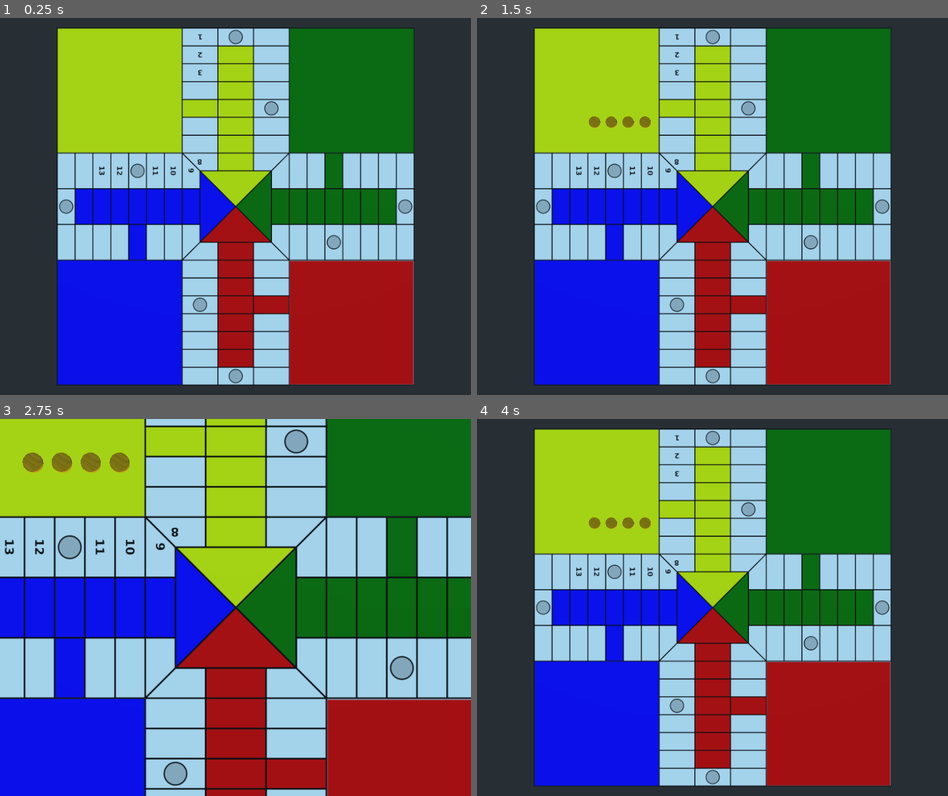
Above: before the commit, frames 1-4 (two rows, left to right).
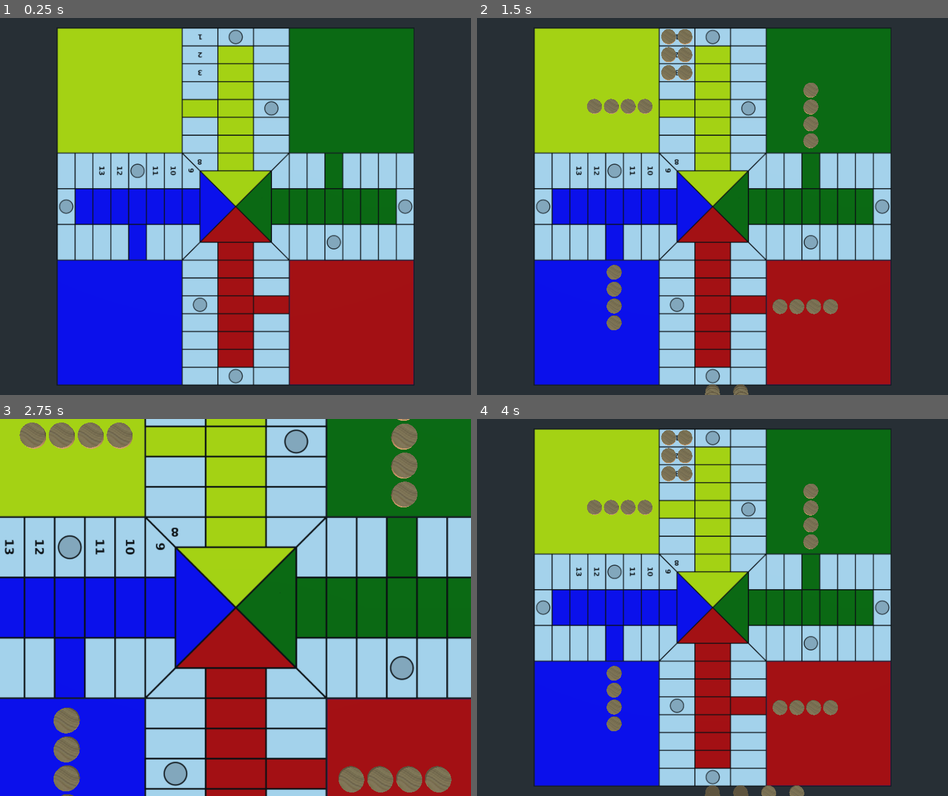
Above: after the commit, the same moments.

Repository: turulomio/gdparchis
Game: Godot game, scene res://scenes/Game4.tscn
Same seed, same stepped clock (60 frames per second), same inputs: the game is played once before the commit and once after it.
Inputs (mouse positions are in pixels of both pictures, inside the frame that each line leads up to):
- Up to frame 1 (0.25 s): no input
- Up to frame 2 (1.5 s): move the mouse to (816, 187) at 0.52 s; click (816, 187) at 0.6 s; move the mouse to (618, 225) at 1.27 s; click (618, 225) at 1.35 s
- Up to frame 3 (2.75 s): tap Enter at 2 s; move the mouse to (282, 524) at 2.02 s; tap Z (zoom_in) at 2.1 s; click (282, 524) at 2.3 s
- Up to frame 4 (4 s): tap Space at 2.75 s; move the mouse to (688, 682) at 2.77 s; tap A (zoom_out) at 2.85 s; click (688, 682) at 3.05 s; tap Enter at 3.5 s; move the mouse to (853, 664) at 3.52 s; click (853, 664) at 3.6 s

The runs differ from the first frame. In frame 1, 0.2% of the frame differs, in the area x 61-88%, y 64-98%; in frame 2, 2.8%; in frame 3, 5.1%, in the area x 4-100%, y 0-100%; in frame 4, 2.9%.

Commit message:
Game4 debug mode

Diff:
--- a/images/parchis4.svg
+++ b/images/parchis4.svg
@@ -8,7 +8,7 @@
    version="1.1"
    id="svg1668"
    inkscape:version="1.1.2 (0a00cf5339, 2022-02-04)"
-   sodipodi:docname="parchis4_mio.svg"
+   sodipodi:docname="parchis4.svg"
    xmlns:inkscape="http://www.inkscape.org/namespaces/inkscape"
    xmlns:sodipodi="http://sodipodi.sourceforge.net/DTD/sodipodi-0.dtd"
    xmlns="http://www.w3.org/2000/svg"
@@ -24,13 +24,13 @@
      inkscape:document-units="mm"
      showgrid="false"
      units="cm"
-     inkscape:zoom="0.25"
-     inkscape:cx="924"
-     inkscape:cy="1242"
+     inkscape:zoom="0.66"
+     inkscape:cx="1821.9697"
+     inkscape:cy="1395.4545"
      inkscape:window-width="1714"
      inkscape:window-height="995"
      inkscape:window-x="38"
-     inkscape:window-y="16"
+     inkscape:window-y="8"
      inkscape:window-maximized="0"
      inkscape:current-layer="layer1"
      inkscape:lockguides="true" />
@@ -221,7 +221,7 @@
        style="font-style:normal;font-variant:normal;font-weight:bold;font-stretch:normal;font-size:46.6667px;line-heigh …(303 unchanged characters)…
          x="-396.71289"
          y="349.20706"
-         id="tspan283174">13</tspan></text>
+         id="tspan747">13</tspan></text>
     <path
        style="fill:#0000ff;fill-opacity:1;stroke:#000000;stroke-width:1.773;stroke-linejoin:miter;stroke-miterlimit:4;stroke-dashoffset:0;stroke-opacity:1"
        d="m 95.12048,346.41136 v -62.8227 H 63.709193 v 62.8227 z"
@@ -261,7 +261,7 @@
        style="font-style:normal;font-variant:normal;font-weight:bold;font-stretch:normal;font-size:46.6667px;line-heigh …(301 unchanged characters)…
          x="-396.71289"
          y="349.20706"
-         id="tspan283176">11</tspan></text>
+         id="tspan749">11</tspan></text>
     <path
        style="fill:#0000ff;fill-opacity:1;stroke:#000000;stroke-width:1.773;stroke-linejoin:miter;stroke-miterlimit:4;stroke-dashoffset:0;stroke-opacity:1"
        d="m 189.35447,346.41136 v -62.8227 h -31.41129 v 62.8227 z"
@@ -282,7 +282,7 @@
        style="font-style:normal;font-variant:normal;font-weight:bold;font-stretch:normal;font-size:46.6667px;line-heigh …(299 unchanged characters)…
          x="-396.71289"
          y="349.20706"
-         id="tspan283178">10</tspan></text>
+         id="tspan751">10</tspan></text>
     <path
        style="fill:#0000ff;fill-opacity:1;stroke:#000000;stroke-width:1.773;stroke-linejoin:miter;stroke-miterlimit:4;stroke-dashoffset:0;stroke-opacity:1"
        d="m 220.76575,346.41136 v -62.8227 h -31.41128 v 62.8227 z"
@@ -341,7 +341,7 @@
        style="font-style:normal;font-variant:normal;font-weight:bold;font-stretch:normal;font-size:46.6667px;line-heigh …(293 unchanged characters)…
          x="-396.71289"
          y="349.20706"
-         id="tspan283180">3</tspan></text>
+         id="tspan753">3</tspan></text>
     <path
        style="fill:#ffff00;fill-opacity:1;stroke:#000000;stroke-width:1.773;stroke-linejoin:miter;stroke-miterlimit:4;stroke-dashoffset:0;stroke-opacity:1"
        d="m 346.41134,95.12068 h -62.8227 V 63.709393 h 62.8227 z"
@@ -402,7 +402,7 @@
        style="font-style:normal;font-variant:normal;font-weight:bold;font-stretch:normal;font-size:46.6667px;line-heigh …(295 unchanged characters)…
          x="-396.71289"
          y="349.20706"
-         id="tspan283182">8</tspan></text>
+         id="tspan755">8</tspan></text>
     <text
        xml:space="preserve"
        transform="matrix(0,0.26458333,-0.26458333,0,324.37737,352.29381)"
@@ -410,7 +410,7 @@
        style="font-style:normal;font-variant:normal;font-weight:bold;font-stretch:normal;font-size:46.6667px;line-heigh …(297 unchanged characters)…
          x="-396.71289"
          y="349.20706"
-         id="tspan283184">9</tspan></text>
+         id="tspan757">9</tspan></text>
     <path
        style="fill:#ffff00;fill-opacity:1;stroke:#000000;stroke-width:1.773;stroke-linejoin:miter;stroke-miterlimit:4;stroke-dashoffset:0;stroke-opacity:1"
        d="m 346.41134,252.17733 h -62.8227 v -31.41138 h 62.8227 z"
@@ -533,6 +533,18 @@
          y="676.45093" />
     </g>
     <g
+       transform="matrix(0,-1.7729962,1.7729962,0,-790.11095,752.33515)"
+       id="g2957-3"
+       style="fill:#0000ff;fill-opacity:1">
+      <rect
+         style="fill:#0000ff;fill-opacity:1;stroke:#1a1a1a;stroke-width:1;stroke-linejoin:miter;stroke-miterlimit:4;stroke-dasharray:none;stroke-dashoffset:0;stroke-opacity:1"
+         id="rect2955-6"
+         width="124.01575"
+         height="124.01575"
+         x="69.499016"
+         y="676.45093" />
+    </g>
+    <g
        transform="matrix(0,-1.7729962,1.7729962,0,-1198.4584,343.98745)"
        id="g2957-1"
        style="fill:#ffff00;fill-opacity:1">
@@ -551,17 +563,6 @@
       <rect
          style="fill:#008000;fill-opacity:1;stroke:#1a1a1a;stroke-width:1;stroke-linejoin:miter;stroke-miterlimit:4;stroke-dasharray:none;stroke-dashoffset:0;stroke-opacity:1"
          id="rect2955-4"
-         width="124.01575"
-         height="124.01575"
-         x="69.499016"
-         y="676.45093" />
-    </g>
-    <g
-       transform="matrix(0,-1.7729962,1.7729962,0,-790.11088,752.33501)"
-       id="g2957-2">
-      <rect
-         style="fill:#e6e6e6;fill-opacity:1;stroke:#1a1a1a;stroke-width:1;stroke-linejoin:miter;stroke-miterlimit:4;stroke-dasharray:none;stroke-dashoffset:0;stroke-opacity:1"
-         id="rect2955-45"
          width="124.01575"
          height="124.01575"
          x="69.499016"
@@ -582,10 +583,6 @@
          ry="11.727657"
          transform="rotate(-90)" />
     </g>
-    <path
-       style="fill:#ff0000;fill-opacity:1;fill-rule:evenodd;stroke-width:0.811485;paint-order:markers fill stroke"
-       d="M 518.9393,627.9745 H 410.37121 V 519.4064 410.8383 H 518.9393 627.50742 v 108.5681 108.5681 z"
-       id="path4123" />
     <circle
        id="path80175"
        style="fill:#0000ff;stroke:#000000;stroke-width:0.264583"
@@ -723,7 +720,7 @@
        style="font-style:normal;font-variant:normal;font-weight:bold;font-stretch:normal;font-size:46.6667px;line-heigh …(289 unchanged characters)…
          x="-396.71289"
          y="349.20706"
-         id="tspan283186">1</tspan></text>
+         id="tspan759">1</tspan></text>
     <text
        xml:space="preserve"
        transform="matrix(-0.26458333,0,0,-0.26458333,151.46104,135.81609)"
@@ -731,7 +728,7 @@
        style="font-style:normal;font-variant:normal;font-weight:bold;font-stretch:normal;font-size:46.6667px;line-heigh …(291 unchanged characters)…
          x="-396.71289"
          y="349.20706"
-         id="tspan283188">2</tspan></text>
+         id="tspan761">2</tspan></text>
     <path
        style="display:inline;fill:#ffffff;fill-opacity:1;stroke:#000000;stroke-width:1.773;stroke-linejoin:miter;stroke-miterlimit:4;stroke-dashoffset:0;stroke-opacity:1"
        d="M 126.53176,283.58866 V 220.76594 H 95.12048 v 62.82272 z"
@@ -743,6 +740,11 @@
        style="font-style:normal;font-variant:normal;font-weight:bold;font-stretch:normal;font-size:46.6667px;line-heigh …(301 unchanged characters)…
          x="-396.71289"
          y="349.20706"
-         id="tspan283190">12</tspan></text>
+         id="tspan763">12</tspan></text>
+    <path
+       style="fill:#ff0000;stroke-width:1.51515"
+       d="m 1550.7576,1962.1212 v -411.3636 h 411.3636 411.3636 v 411.3636 411.3636 h -411.3636 -411.3636 z"
+       id="path549"
+       transform="scale(0.26458333)" />
   </g>
 </svg>
--- a/scenes/Game4.gd
+++ b/scenes/Game4.gd
@@ -15,10 +15,14 @@
 	var ray_to= ray_from + $Camera.project_ray_normal(mouse_pos)*1000
 	var space_state=get_world().direct_space_state
 	var selection=space_state.intersect_ray(ray_from,ray_to)
+	print(selection)
 	return selection.collider
 
 # Called when the node enters the scene tree for the first time.
 func _ready():
+	var piece_scene=load("res://scenes/Piece.tscn")
+	var debug=true
+
 
 	## Creating players
 	self.max_players=4
@@ -29,13 +33,22 @@
 	for i in range(1,105):
 		self.squares.append(Square.new(i))
 
+	## DEBUG SHOWS ALL PIECES IN ALL SQUARES
+	if debug==true:
+		for s in self.squares.values():
+			while s.empty_position()>=0:
+				var piece=piece_scene.instance()
+				self.add_child(piece)
+				piece.global_transform.origin=Globals.position4(s.id,s.empty_position())
+				s.pieces[s.empty_position()]=piece
+		return
+
 	## Creating routes
 	self.routes={}
 	for e_color in Globals.e_colors(self.max_players):
 		self.routes[str(e_color)]=Route.new(self.max_players, e_color, self.squares)
 
 	# Create players pieces
-	var piece_scene=load("res://scenes/Piece.tscn")
 	for i in range(16):
 		var player=self.players.get(int(i / self.max_players))
 		var route=self.routes[str(player.id)]
--- a/scenes/Globals.gd
+++ b/scenes/Globals.gd
@@ -7,22 +7,31 @@
 	if max_players==4:
 		return [eColors.YELLOW,eColors.BLUE,eColors.RED,eColors.GREEN]
 
-func rotate(center, angle, point):
-	return point
-
-func position_4_start(center, angle, square_position):
-	var r
-	if square_position == 0:
-		 r= Vector3(center.x-6,center.y,center.z)
-	if square_position == 1:
-		r= Vector3(center.x-3,center.y,center.z)
-	if square_position == 2:
-		r= Vector3(center.x,center.y,center.z)
-	if square_position == 3:
-		r= Vector3(center.x+3,center.y,center.z)
-
-	return rotate(center,angle, r)
-
+# Lo calcule ayudandome de la función y con simetrías
+#func get_object_under_mouse():
+#	var mouse_pos=get_viewport().get_mouse_position()
+#	var ray_from=$Camera.project_ray_origin(mouse_pos)
+#	var ray_to= ray_from + $Camera.project_ray_normal(mouse_pos)*1000
+#	var space_state=get_world().direct_space_state
+#	var selection=space_state.intersect_ray(ray_from,ray_to)
+#	print(selection)
+#	return selection.collider
 func position4(square_id, square_position):
-		var h=40
-		return position_4_start(Vector3(-15,h,-15),0,square_position)
+	var h=40
+	match square_id:
+		1:
+			return [Vector3(-4.9,h,-30.2), Vector3(-7.8,h,-30.2)][square_position]
+		2:
+			return [Vector3(-4.9,h,-27.0), Vector3(-7.8,h,-27.0)][square_position]
+		3:
+			return [Vector3(-4.9,h,-23.8), Vector3(-7.8,h,-23.8)][square_position]
+		101:
+			return [Vector3(-21,h,-21+3.2), Vector3(-21+3,h,-21+3.2),Vector3(-21+6,h,-21+3.2),Vector3(-21+9,h,-21+3.2)][square_position]
+		102:
+			return [Vector3(-17.5,h,11.7), Vector3(-17.5,h,14.7),Vector3(-17.5,h,17.7),Vector3(-17.5,h,20.7)][square_position]
+		103:
+			return [Vector3(21,h,21-3.2), Vector3(21-3,h,21-3.2),Vector3(21-6,h,21-3.2),Vector3(21-9,h,21-3.2)][square_position]
+		104:
+			return [Vector3(17.5,h,-11.7), Vector3(17.5,h,-14.7),Vector3(17.5,h,-17.7),Vector3(17.5,h,-20.7)][square_position]
+		_:
+			return [Vector3(0,h+square_id*1,33),Vector3(5,h+square_id*1,33),Vector3(10,h+square_id*1,33),Vector3(15,h+square_id*1,33)][square_position]
--- a/scenes/Piece.gd
+++ b/scenes/Piece.gd
@@ -21,52 +21,52 @@
 	match(self.id):
 		0:
 			self.set_color(ColorN("yellow",1))
-			self.global_transform.origin=Globals.position4(115,0)
+			self.global_transform.origin=Globals.position4(101,0)
 		1:
 			self.set_color(ColorN("yellow",1))
-			self.global_transform.origin=Globals.position4(115,1)
+			self.global_transform.origin=Globals.position4(101,1)
 		2:
 			self.set_color(ColorN("yellow",1))
-			self.global_transform.origin=Globals.position4(115,2)
+			self.global_transform.origin=Globals.position4(101,2)
 		3:
 			self.set_color(ColorN("yellow",1))
-			self.global_transform.origin=Globals.position4(115,3)
+			self.global_transform.origin=Globals.position4(101,3)
 		4:
-			self.set_color(ColorN("blueviolet",1))
-			self.global_transform.origin=Vector3(-3*self.id+3, self.id*8, 50)
+			self.set_color(ColorN("blue",1))
+			self.global_transform.origin=Globals.position4(102,0)
 		5:
 			self.set_color(ColorN("blue",1))
-			self.global_transform.origin=Vector3(-3*self.id+3, self.id*8, 50)
+			self.global_transform.origin=Globals.position4(102,1)
 		6:
 			self.set_color(ColorN("blue",1))
-			self.global_transform.origin=Vector3(-3*self.id+3, self.id*8, 50)
+			self.global_transform.origin=Globals.position4(102,2)
 		7:
 			self.set_color(ColorN("blue",1))
-			self.global_transform.origin=Vector3(-3*self.id+3, self.id*8, 50)
+			self.global_transform.origin=Globals.position4(102,3)
 		8:
 			self.set_color(ColorN("red",1))
-			self.global_transform.origin=Vector3(-3*self.id+3, self.id*8, 50)
+			self.global_transform.origin=Globals.position4(103,0)
 		9:
 			self.set_color(ColorN("red",1))
-			self.global_transform.origin=Vector3(-3*self.id+3, self.id*8, 50)
+			self.global_transform.origin=Globals.position4(103,1)
 		10:
 			self.set_color(ColorN("red",1))
-			self.global_transform.origin=Vector3(-3*self.id+3, self.id*8, 50)
+			self.global_transform.origin=Globals.position4(103,2)
 		11:
 			self.set_color(ColorN("red",1))
-			self.global_transform.origin=Vector3(-3*self.id+3, self.id*8, 50)
+			self.global_transform.origin=Globals.position4(103,3)
 		12:
 			self.set_color(ColorN("green",1))
-			self.global_transform.origin=Vector3(-3*self.id+3, self.id*8, 50)
+			self.global_transform.origin=Globals.position4(104,0)
 		13:
 			self.set_color(ColorN("green",1))
-			self.global_transform.origin=Vector3(-3*self.id+3, self.id*8, 50)
+			self.global_transform.origin=Globals.position4(104,1)
 		14:
 			self.set_color(ColorN("green",1))
-			self.global_transform.origin=Vector3(-3*self.id+3, self.id*8, 50)
+			self.global_transform.origin=Globals.position4(104,2)
 		15:
 			self.set_color(ColorN("green",1))
-			self.global_transform.origin=Vector3(-3*self.id+3, self.id*8, 50)
+			self.global_transform.origin=Globals.position4(104,3)
 
 func square():
 	return self.route.square_at(self.route_position)
--- a/scenes/Piece.tscn
+++ b/scenes/Piece.tscn
@@ -14,7 +14,7 @@
 script = ExtResource( 1 )
 
 [node name="MeshInstance" type="MeshInstance" parent="."]
-transform = Transform( 1, 0, 0, 0, 0.1, 0, 0, 0, 1, 0, 0, 0 )
+transform = Transform( 1.3, 0, 0, 0, 0.1, 0, 0, 0, 1.3, 0, 0, 0 )
 mesh = SubResource( 4 )
 material/0 = SubResource( 5 )
 
--- a/scenes/Route.gd
+++ b/scenes/Route.gd
@@ -1,7 +1,7 @@
 class_name Route
 extends ListManager
 
-var max_players
+var max_players: int
 var e_color
 func _init (p_max_players, e_color,squares):
 	self.max_players=p_max_players
--- a/scenes/Square.gd
+++ b/scenes/Square.gd
@@ -29,12 +29,21 @@
 		101:
 			self.type=Globals.eSquareTypes.START
 			self.color=Globals.eColors.YELLOW
+		102:
+			self.type=Globals.eSquareTypes.START
+			self.color=Globals.eColors.BLUE
+		103:
+			self.type=Globals.eSquareTypes.START
+			self.color=Globals.eColors.RED
+		104:
+			self.type=Globals.eSquareTypes.START
+			self.color=Globals.eColors.GREEN
 
-	for i in range(self.max_pieces()):
+	for _i in range(self.max_pieces()):
 		self.pieces.append(null)
-
+	print(self.pieces)
 func max_pieces():
-	if self.type==Globals.eSquareTypes.START:
+	if self.type in [Globals.eSquareTypes.START,Globals.eSquareTypes.END]:
 		return 4
 	return 2
 
@@ -44,7 +53,3 @@
 		if self.pieces[position] == null:
 			return position
 	return -1
-
-	if self.pieces.size()<self.max_pieces():
-		return true
-	return false
Binary file changed: images/parchis4.png
